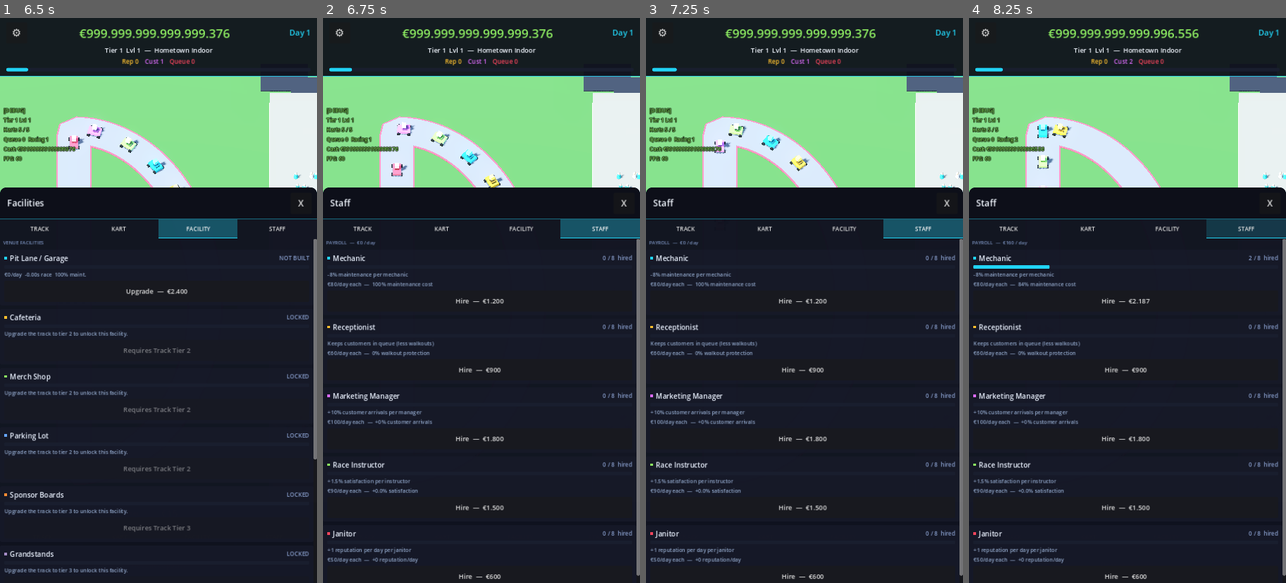
Above: before the commit, frames 1-4 (left to right).
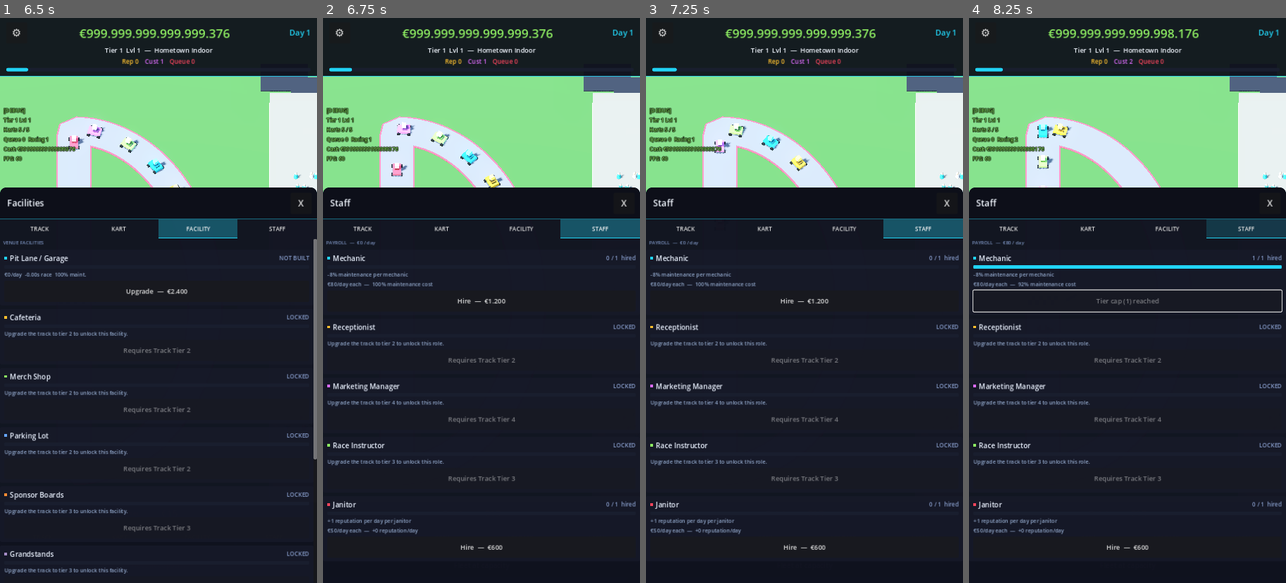
Above: after the commit, the same moments.

Repository: huubvreeker-create/Tycoon
Game: Godot game, scene res://scenes/main.tscn
The game is run twice, just before and just after one commit, with the same random seed, the same clock (stepped at 60 frames per second) and the same inputs.
Inputs (mouse positions are in pixels of both pictures, inside the frame that each line leads up to):
- Up to frame 1 (6.5 s): click "⚙" at 0.5 s; click "TRACK" at 1.25 s; click "KART" at 2 s; click "FACILITY" at 2.75 s; click "STAFF" at 3.5 s; click "TRACK" at 4.25 s; click "KART" at 5 s; click "FACILITY" at 5.75 s
- Up to frame 2 (6.75 s): click "STAFF" at 6.5 s
- Up to frame 3 (7.25 s): no input
- Up to frame 4 (8.25 s): click "Hire — €1.200" at 7.25 s; click (1124, 300) at 8 s, where only the run before the commit has a clickable "Hire — €1.620"

Frame 1 is identical in both runs. In frame 2, 4.1% of the frame differs, in the area x 1-100%, y 39-100%; in frame 3, 4.1%; in frame 4, 5.2%, in the area x 1-100%, y 2-100%.

Commit message:
Staff tier-gating + lighting off the straight + per-tier corner variety
Three balance / visual fixes from the screenshots:

1) Staff hires were ungated. Now use the same lock pattern as
   facilities — each role requires a track tier and has a tier-
   scaled headcount cap on top of MAX_PER_ROLE:
     - mechanic, janitor: tier 1
     - receptionist:      tier 2
     - instructor:        tier 3
     - marketing manager: tier 4
   Tier-cap goes 1 → 2 → 3 → 4 → 5 → 6 → 6 → 7 → 7 → 8 (per role).
   The upgrade popup surfaces "LOCKED — Requires Track Tier X" /
   "Tier cap (N) reached" labels just like facilities do.

2) Lighting poles were landing inside the start straight. The old
   symmetric 360° ring placed poles at z = STRAIGHT_Z + ~0.6 m at
   the NE / NW positions — directly on the asphalt. Distribution
   now spans only a 3/4 arc that DELIBERATELY skips the +Z arc
   (where the pit lane lives), so poles always sit clear of both
   the racing line and the pit complex.

3) Per-tier corner additions completely redesigned for variety.
   Each tier now adds a UNIQUE feature in a NEW part of the loop
   instead of just amplifying the existing south-apex chicane:
     T2: east entry chicane (asymmetric)
     T3: + east hairpin kink
     T4: + west sweeper chicane
     T5: + central south-apex pinch (sharp narrow kink)
     T6: + west hairpin kink (mirroring east)
     T7: east section upgraded to double-S complex
     T8: + central tight technical chicane
     T9: west section upgraded to double-S + extra Eau Rouge kink
     T10: + bus-stop chicane near west exit + extra technical kinks
   Mix of single-lobe / double-lobe chicanes and varied kink widths
   gives each tier a recognisably different layout signature.
   TIER_WAVE_AMP bumped to match the new max chicane amplitudes
   so facility positioning safety margins keep up.

https://claude.ai/code/session_01Sbv8ExRy1Fimm5caf9TfDv

Diff:
--- a/scripts/facility_visuals.gd
+++ b/scripts/facility_visuals.gd
@@ -673,11 +673,13 @@
 
 
 func _build_lighting(parent: Node3D, level: int) -> void:
-	# Tall poles + light fixtures arranged around the track footprint.
-	# The track is asymmetric (north straight + south loop), so the
-	# lighting ring is centred on the track's geometric centre rather
-	# than the world origin. Otherwise +Z poles end up inside the pit
-	# complex and -Z poles sit halfway through the south loop.
+	# Tall poles + light fixtures arranged around the OUTSIDE of the
+	# south loop (and at the east/west extremes). The +Z arc is
+	# DELIBERATELY skipped — the pit complex sits there and the pit
+	# wall already has its own emissive cyan accent, so dropping a
+	# floodlight pole in the middle of the start straight (which
+	# is what the old symmetric ring produced) is both ugly and
+	# physically wrong.
 	var asphalt_half: float = _track.current_asphalt_width() * 0.5
 	var wave_amp: float = _track.current_wave_amp()
 	var safe_offset: float = asphalt_half + wave_amp + 2.0
@@ -688,11 +690,16 @@
 	var ring_z: float = loop_depth * 0.5 + safe_offset
 	var pole_count := mini(4 + (level - 1), 12)
 	var pole_height := 6.0 + level * 0.15
+	# Distribute poles across a 3/4 ring spanning the south + east +
+	# west arcs only. Arc starts at PI*0.75 (NW corner heading south)
+	# and runs clockwise through the south to PI*2.25 (NE corner).
+	var arc_start: float = PI * 0.75
+	var arc_span: float = PI * 1.5
 	var positions: Array[Vector3] = []
 	for i in range(pole_count):
-		var t := float(i) / float(pole_count) * TAU + PI * 0.25
-		var x := cos(t) * ring_x
-		var z := center_z + sin(t) * ring_z
+		var t: float = arc_start + (float(i) + 0.5) / float(pole_count) * arc_span
+		var x: float = cos(t) * ring_x
+		var z: float = center_z + sin(t) * ring_z
 		positions.append(Vector3(x, 0, z))
 	for p: Vector3 in positions:
 		# Pole
--- a/scripts/track.gd
+++ b/scripts/track.gd
@@ -116,111 +116,122 @@
 const TIER_LAYOUT := {
 	# Tier 1 — backyard track: smooth half-oval, no extra corners.
 	1: { "chicanes": [], "kinks": [] },
-	# Tier 2 — first chicane at the south apex (the "main complex").
+	# Tier 2 — adds a single EAST-side entry chicane. Asymmetric (off
+	# the south apex) so the layout stops looking like a pure oval
+	# the moment tier 2 unlocks.
 	2: {
 		"chicanes": [
-			{"start": 0.40 * PI, "end": 0.60 * PI, "amp": 3.0, "lobes": 1},
+			{"start": 0.20 * PI, "end": 0.40 * PI, "amp": 3.5, "lobes": 1},
 		],
 		"kinks": []
 	},
-	# Tier 3 — adds an east-side hairpin kink (entry detour).
+	# Tier 3 — adds a TIGHT east-entry hairpin kink. Sharp corner
+	# right at the start of the loop, distinct character from the
+	# wider chicane.
 	3: {
 		"chicanes": [
-			{"start": 0.40 * PI, "end": 0.60 * PI, "amp": 3.4, "lobes": 1},
+			{"start": 0.20 * PI, "end": 0.40 * PI, "amp": 3.8, "lobes": 1},
 		],
 		"kinks": [
-			{"center": 0.15 * PI, "half_width": 0.13 * PI, "indent": 3.5},
+			{"center": 0.10 * PI, "half_width": 0.08 * PI, "indent": 4.0},
 		]
 	},
-	# Tier 4 — adds a mirroring west-side hairpin kink.
+	# Tier 4 — adds a long SWEEPING WEST-side bend on the opposite
+	# arc. Single-lobe chicane but with bigger amplitude — feels
+	# different from the east entry chicane (sweep, not flick).
 	4: {
 		"chicanes": [
-			{"start": 0.40 * PI, "end": 0.60 * PI, "amp": 3.8, "lobes": 1},
+			{"start": 0.20 * PI, "end": 0.40 * PI, "amp": 4.0, "lobes": 1},
+			{"start": 0.62 * PI, "end": 0.82 * PI, "amp": 4.8, "lobes": 1},
 		],
 		"kinks": [
-			{"center": 0.15 * PI, "half_width": 0.13 * PI, "indent": 4.0},
-			{"center": 0.85 * PI, "half_width": 0.13 * PI, "indent": 4.0},
+			{"center": 0.10 * PI, "half_width": 0.08 * PI, "indent": 4.2},
 		]
 	},
-	# Tier 5 — second south chicane next to the original (now S-S complex).
+	# Tier 5 — adds a sharp CENTRAL apex pinch. Very narrow kink at
+	# π/2, distinctly different geometry from any chicane (acts like
+	# a single-corner detour right at the south apex).
 	5: {
 		"chicanes": [
-			{"start": 0.30 * PI, "end": 0.50 * PI, "amp": 4.2, "lobes": 1},
-			{"start": 0.50 * PI, "end": 0.70 * PI, "amp": 4.2, "lobes": 1},
+			{"start": 0.20 * PI, "end": 0.40 * PI, "amp": 4.2, "lobes": 1},
+			{"start": 0.62 * PI, "end": 0.82 * PI, "amp": 5.0, "lobes": 1},
 		],
 		"kinks": [
-			{"center": 0.15 * PI, "half_width": 0.13 * PI, "indent": 4.4},
-			{"center": 0.85 * PI, "half_width": 0.13 * PI, "indent": 4.4},
+			{"center": 0.10 * PI, "half_width": 0.08 * PI, "indent": 4.5},
+			{"center": 0.50 * PI, "half_width": 0.05 * PI, "indent": 4.2},
 		]
 	},
-	# Tier 6 — adds a SE infield section (between east kink and S-S).
+	# Tier 6 — adds a mirror WEST-side hairpin, finally balancing
+	# the east hairpin from tier 3.
 	6: {
 		"chicanes": [
-			{"start": 0.22 * PI, "end": 0.32 * PI, "amp": 4.6, "lobes": 1},
-			{"start": 0.30 * PI, "end": 0.50 * PI, "amp": 4.6, "lobes": 1},
-			{"start": 0.50 * PI, "end": 0.70 * PI, "amp": 4.6, "lobes": 1},
+			{"start": 0.20 * PI, "end": 0.40 * PI, "amp": 4.5, "lobes": 1},
+			{"start": 0.62 * PI, "end": 0.82 * PI, "amp": 5.2, "lobes": 1},
 		],
 		"kinks": [
-			{"center": 0.13 * PI, "half_width": 0.11 * PI, "indent": 4.8},
-			{"center": 0.85 * PI, "half_width": 0.13 * PI, "indent": 4.8},
+			{"center": 0.10 * PI, "half_width": 0.08 * PI, "indent": 5.0},
+			{"center": 0.50 * PI, "half_width": 0.05 * PI, "indent": 4.5},
+			{"center": 0.90 * PI, "half_width": 0.08 * PI, "indent": 5.0},
 		]
 	},
-	# Tier 7 — adds a SW infield section (mirror of tier 6's addition).
+	# Tier 7 — east entry chicane upgraded to a DOUBLE-S section.
+	# The single sweeping bend is replaced with a rapid S-S, real
+	# change of character on that arc (was a flowing curve, now
+	# a technical complex).
 	7: {
 		"chicanes": [
-			{"start": 0.22 * PI, "end": 0.32 * PI, "amp": 5.0, "lobes": 1},
-			{"start": 0.30 * PI, "end": 0.50 * PI, "amp": 5.0, "lobes": 1},
-			{"start": 0.50 * PI, "end": 0.70 * PI, "amp": 5.0, "lobes": 1},
-			{"start": 0.68 * PI, "end": 0.78 * PI, "amp": 5.0, "lobes": 1},
+			{"start": 0.18 * PI, "end": 0.42 * PI, "amp": 5.0, "lobes": 2},
+			{"start": 0.62 * PI, "end": 0.82 * PI, "amp": 5.2, "lobes": 1},
 		],
 		"kinks": [
-			{"center": 0.13 * PI, "half_width": 0.11 * PI, "indent": 5.2},
-			{"center": 0.87 * PI, "half_width": 0.11 * PI, "indent": 5.2},
+			{"center": 0.10 * PI, "half_width": 0.08 * PI, "indent": 5.2},
+			{"center": 0.50 * PI, "half_width": 0.05 * PI, "indent": 4.7},
+			{"center": 0.90 * PI, "half_width": 0.08 * PI, "indent": 5.2},
 		]
 	},
-	# Tier 8 — south complex gets a second-lobe S-S section.
+	# Tier 8 — adds a TECHNICAL south-central chicane between the
+	# east and west sections. Wedged into the gap, distinct from
+	# both flanking chicanes.
 	8: {
 		"chicanes": [
-			{"start": 0.22 * PI, "end": 0.32 * PI, "amp": 5.4, "lobes": 1},
-			{"start": 0.32 * PI, "end": 0.50 * PI, "amp": 5.4, "lobes": 2},
-			{"start": 0.50 * PI, "end": 0.68 * PI, "amp": 5.4, "lobes": 2},
-			{"start": 0.68 * PI, "end": 0.78 * PI, "amp": 5.4, "lobes": 1},
+			{"start": 0.18 * PI, "end": 0.40 * PI, "amp": 5.3, "lobes": 2},
+			{"start": 0.43 * PI, "end": 0.57 * PI, "amp": 4.0, "lobes": 1},
+			{"start": 0.62 * PI, "end": 0.82 * PI, "amp": 5.5, "lobes": 1},
 		],
 		"kinks": [
-			{"center": 0.12 * PI, "half_width": 0.10 * PI, "indent": 5.6},
-			{"center": 0.88 * PI, "half_width": 0.10 * PI, "indent": 5.6},
+			{"center": 0.10 * PI, "half_width": 0.08 * PI, "indent": 5.5},
+			{"center": 0.90 * PI, "half_width": 0.08 * PI, "indent": 5.5},
 		]
 	},
-	# Tier 9 — adds a central mid-apex kink ("Eau Rouge"-style climb).
+	# Tier 9 — west sweeper now ALSO upgraded to a double-S, plus a
+	# fresh central Eau-Rouge-style mid-apex kink. Both arcs now
+	# have rapid S-S complexes.
 	9: {
 		"chicanes": [
-			{"start": 0.20 * PI, "end": 0.30 * PI, "amp": 5.8, "lobes": 1},
-			{"start": 0.30 * PI, "end": 0.46 * PI, "amp": 5.8, "lobes": 2},
-			{"start": 0.54 * PI, "end": 0.70 * PI, "amp": 5.8, "lobes": 2},
-			{"start": 0.70 * PI, "end": 0.80 * PI, "amp": 5.8, "lobes": 1},
+			{"start": 0.18 * PI, "end": 0.40 * PI, "amp": 5.5, "lobes": 2},
+			{"start": 0.43 * PI, "end": 0.57 * PI, "amp": 4.5, "lobes": 1},
+			{"start": 0.60 * PI, "end": 0.82 * PI, "amp": 5.5, "lobes": 2},
 		],
 		"kinks": [
-			{"center": 0.10 * PI, "half_width": 0.09 * PI, "indent": 6.0},
-			{"center": 0.50 * PI, "half_width": 0.06 * PI, "indent": 5.0},
-			{"center": 0.90 * PI, "half_width": 0.09 * PI, "indent": 6.0},
+			{"center": 0.10 * PI, "half_width": 0.08 * PI, "indent": 6.0},
+			{"center": 0.50 * PI, "half_width": 0.04 * PI, "indent": 4.8},
+			{"center": 0.90 * PI, "half_width": 0.08 * PI, "indent": 6.0},
 		]
 	},
-	# Tier 10 — full F1 layout: maximum complexity. Six distinct
-	# chicane sections + four kinks across the lap.
+	# Tier 10 — full F1: adds a "BUS-STOP" chicane right before the
+	# west exit (single lobe, sharp pinch). Six distinct sections
+	# across the lap, each with its own character.
 	10: {
 		"chicanes": [
-			{"start": 0.18 * PI, "end": 0.27 * PI, "amp": 6.2, "lobes": 1},
-			{"start": 0.27 * PI, "end": 0.40 * PI, "amp": 6.2, "lobes": 2},
-			{"start": 0.40 * PI, "end": 0.50 * PI, "amp": 6.2, "lobes": 1},
-			{"start": 0.50 * PI, "end": 0.60 * PI, "amp": 6.2, "lobes": 1},
-			{"start": 0.60 * PI, "end": 0.73 * PI, "amp": 6.2, "lobes": 2},
-			{"start": 0.73 * PI, "end": 0.82 * PI, "amp": 6.2, "lobes": 1},
+			{"start": 0.16 * PI, "end": 0.40 * PI, "amp": 6.0, "lobes": 2},
+			{"start": 0.42 * PI, "end": 0.55 * PI, "amp": 4.8, "lobes": 1},
+			{"start": 0.55 * PI, "end": 0.78 * PI, "amp": 6.0, "lobes": 2},
+			{"start": 0.80 * PI, "end": 0.90 * PI, "amp": 4.5, "lobes": 1},
 		],
 		"kinks": [
-			{"center": 0.09 * PI, "half_width": 0.08 * PI, "indent": 6.5},
-			{"center": 0.34 * PI, "half_width": 0.05 * PI, "indent": 5.0},
-			{"center": 0.66 * PI, "half_width": 0.05 * PI, "indent": 5.0},
-			{"center": 0.91 * PI, "half_width": 0.08 * PI, "indent": 6.5},
+			{"center": 0.08 * PI, "half_width": 0.07 * PI, "indent": 6.5},
+			{"center": 0.50 * PI, "half_width": 0.04 * PI, "indent": 5.0},
+			{"center": 0.92 * PI, "half_width": 0.07 * PI, "indent": 6.5},
 		]
 	},
 }
@@ -229,8 +240,8 @@
 # the tier's layout. Used by facility positioning so buildings,
 # sponsors and lights always sit clear of the wobbliest chicane.
 const TIER_WAVE_AMP := {
-	1: 0.0, 2: 3.0, 3: 3.5, 4: 4.0, 5: 4.5,
-	6: 5.0, 7: 5.5, 8: 5.8, 9: 6.2, 10: 6.5
+	1: 0.0, 2: 3.5, 3: 3.8, 4: 4.8, 5: 5.0,
+	6: 5.2, 7: 5.5, 8: 5.8, 9: 6.2, 10: 6.5
 }
 # Legacy — no longer drives the curve shape; kept so external code
 # referencing it still gets a sensible value.
--- a/systems/staff.gd
+++ b/systems/staff.gd
@@ -7,6 +7,25 @@
 
 const MAX_PER_ROLE: int = 8
 const HIRE_COST_GROWTH: float = 1.35
+
+# Track-tier required to hire each role. Mirrors the facility lock
+# system so the player can't fill out the entire roster on day one
+# — staff progresses alongside venue progression.
+const _REQUIRED_TRACK_TIER := {
+	"mechanic":     1,
+	"janitor":      1,
+	"receptionist": 2,
+	"instructor":   3,
+	"marketing":    4,
+}
+
+# Each role also has a tier-scaled HEADCOUNT cap on top of the global
+# MAX_PER_ROLE — even at higher tiers you can't stack 8 instructors
+# at tier 1. Caps grow as the venue grows.
+const _MAX_PER_TIER := {
+	1: 1, 2: 2, 3: 3, 4: 4, 5: 5,
+	6: 6, 7: 6, 8: 7, 9: 7, 10: 8,
+}
 
 const _BASE_HIRE_COST := {
 	"mechanic":    1200,
@@ -90,8 +109,28 @@
 func get_count(role: String) -> int:
 	return counts.get(role, 0)
 
+func required_track_tier(role: String) -> int:
+	return _REQUIRED_TRACK_TIER.get(role, 1)
+
+func is_unlocked(role: String, current_track_tier: int) -> bool:
+	return current_track_tier >= required_track_tier(role)
+
+func current_role_cap(role: String) -> int:
+	# Tier-scaled cap, never exceeding the global MAX_PER_ROLE.
+	if SaveManager.track == null:
+		return MAX_PER_ROLE
+	var t: int = SaveManager.track.track_tier()
+	var per_tier: int = int(_MAX_PER_TIER.get(t, MAX_PER_ROLE))
+	return mini(MAX_PER_ROLE, per_tier)
+
 func can_hire(role: String) -> bool:
-	return get_count(role) < MAX_PER_ROLE
+	# Need both: role must be unlocked at current tier AND current
+	# count below the tier-scaled cap.
+	if SaveManager.track != null:
+		var t: int = SaveManager.track.track_tier()
+		if not is_unlocked(role, t):
+			return false
+	return get_count(role) < current_role_cap(role)
 
 func hire_cost(role: String) -> int:
 	var current := get_count(role)
--- a/ui/upgrade_popup.gd
+++ b/ui/upgrade_popup.gd
@@ -249,25 +249,41 @@
 		"instructor":   Color(0.55, 0.92, 0.38),
 		"janitor":      Color(0.96, 0.27, 0.36),
 	}
+	var staff_tier: int = _track.track_tier()
 	for role: String in Staff.role_names():
 		var n := Staff.get_count(role)
 		var on_hire: Callable = _make_hire_callable(role)
+		var unlocked: bool = Staff.is_unlocked(role, staff_tier)
+		var role_cap: int = Staff.current_role_cap(role)
+		var label: String
+		var max_label: String = "FULL TEAM"
+		var detail: String = "%s\n€%d/day each  —  %s" % [
+			Staff.description(role),
+			Staff.daily_salary(role),
+			Staff.effect_text(role),
+		]
+		if not unlocked:
+			label = "LOCKED"
+			max_label = "Requires Track Tier %d" % Staff.required_track_tier(role)
+			detail = "Upgrade the track to tier %d to unlock this role." \
+				% Staff.required_track_tier(role)
+		elif n >= role_cap:
+			label = "%d / %d  hired" % [n, role_cap]
+			max_label = "Tier cap (%d) reached" % role_cap
+		else:
+			label = "%d / %d  hired" % [n, role_cap]
 		_add_upgrade_row(
 			colors.get(role, Color.WHITE),
 			Staff.display_name(role),
-			"%d / %d  hired" % [n, Staff.MAX_PER_ROLE],
+			label,
 			float(n),
-			float(Staff.MAX_PER_ROLE),
-			"%s\n€%d/day each  —  %s" % [
-				Staff.description(role),
-				Staff.daily_salary(role),
-				Staff.effect_text(role),
-			],
-			Staff.can_hire(role),
+			float(role_cap),
+			detail,
+			unlocked and Staff.can_hire(role),
 			Staff.hire_cost(role),
 			on_hire,
 			"Hire",
-			"FULL TEAM"
+			max_label
 		)
 
 
